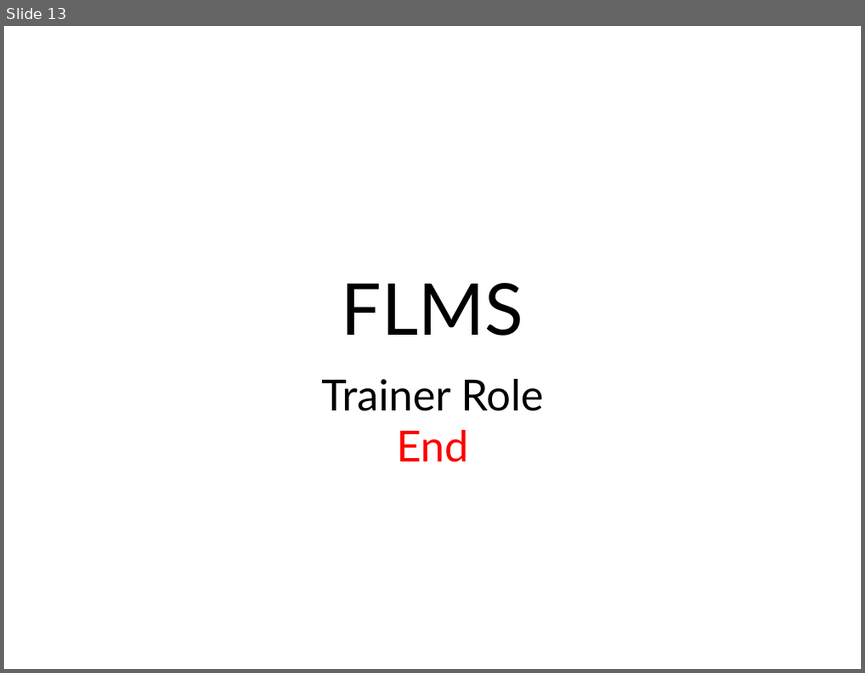
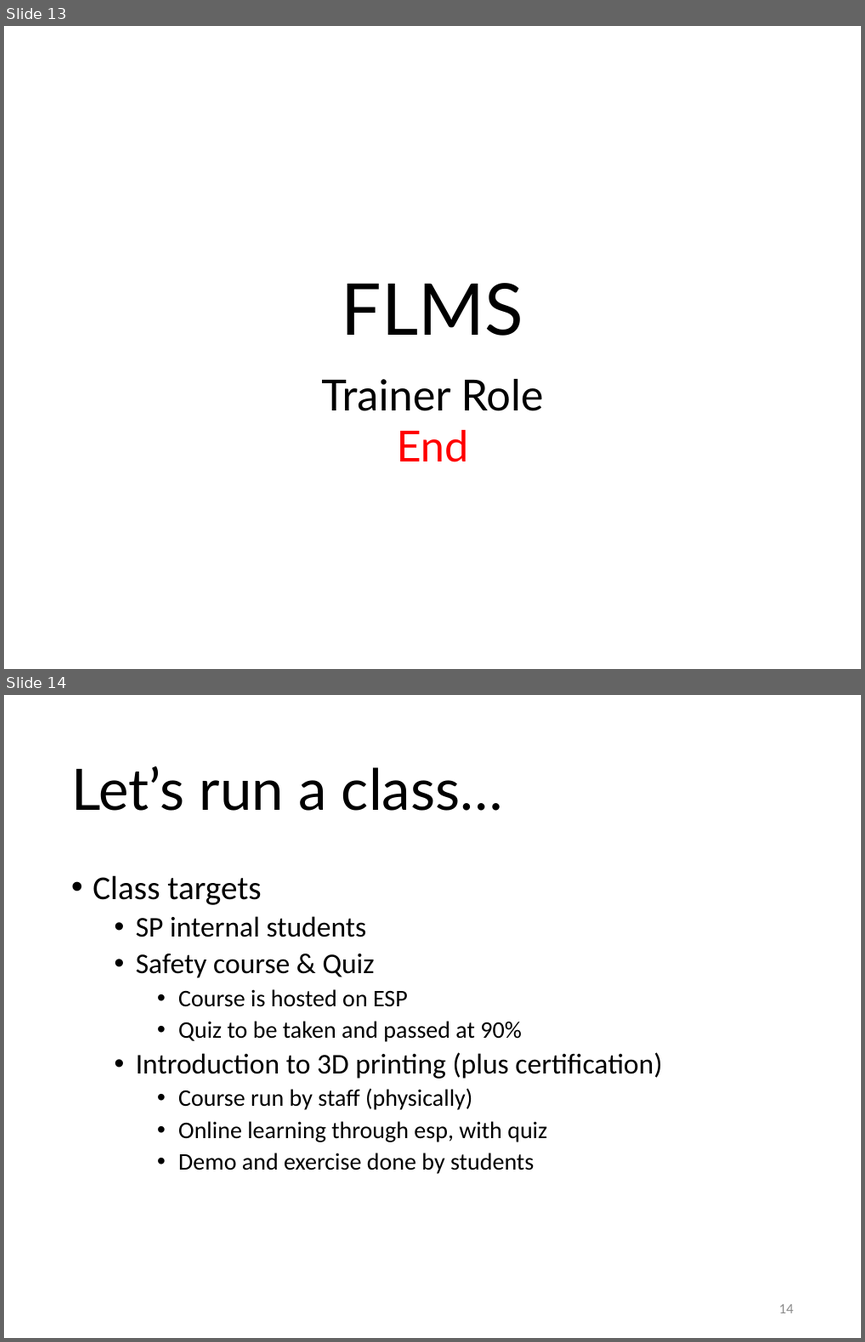
Before and after one commit to RDorville/flms, a slide deck: Training/flms-training.pptx. Shown one above the other, each under a label of ours: slide 13 before the commit, slides 13 and 14 after it. The pictures are 865x673 and 865x1342 pixels, drawn with LibreOffice and Linux fonts; fonts in the diff are those of the drawing; background and template pictures are left out. Boxes give left, top, right and bottom in pixels: in the first picture for what was removed or moved away, otherwise in the second. Text is boxed around its words. In the diff, an @@ line names an element or a change of style, - is before the commit and + after.

```diff
--- a/Training/flms-training.pptx
+++ b/Training/flms-training.pptx
@@ slide 14 added at (4,695,861,1338), background #FFFFFF @@
@@ title added at (71,766,503,811), 48 pt, text #000000 @@
+Let’s run a class…
@@ text added at (92,875,662,1174), 20 pt, text #000000 @@
+• Class targets
+  • SP internal students
+  • Safety course & Quiz
+    • Course is hosted on ESP
+    • Quiz to be taken and passed at 90%
+  • Introduction to 3D printing (plus certification)
+    • Course run by staff (physically)
+    • Online learning through esp, with quiz
+    • Demo and exercise done by students
@@ page number added at (779,1304,794,1313), 12 pt, text #8C8C8C @@
+14
```
Also in this commit, not shown: 2 slides changed, 5 other slides added.
